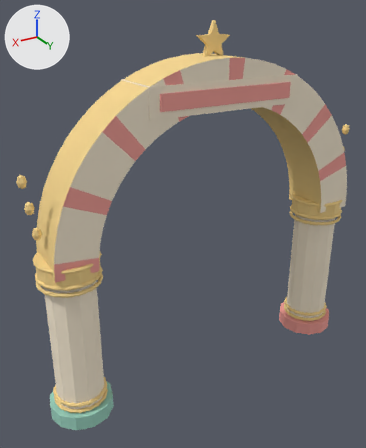
What one commit did to the OBJ model assets/models/parkpark/ParkParkStorybookEntrance.obj.
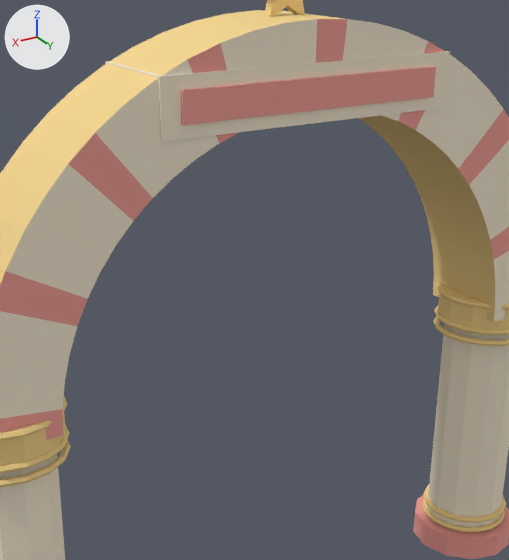
There are two pictures of each version: one whole from a 50 mm camera at (12.6, 18.6, 17.6) aimed at (1.2, -0.5, 8.1), one close up on the part from 18% to 90% of the width and 11% to 75% of the height. Every picture has the same lights, and +X, +Y and +Z are marked at upper left. The older version's two pictures come first. Where no turn or scale is listed for an object, it has been applied to the vertices.

In view in the first close-up: 'ParkParkStorybookEntrance'.
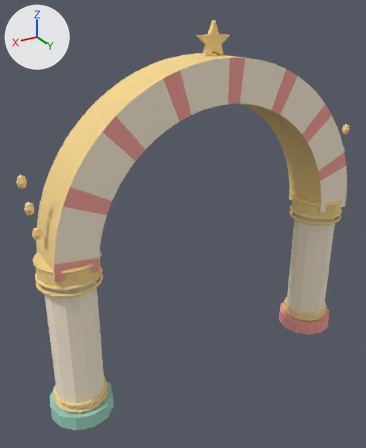
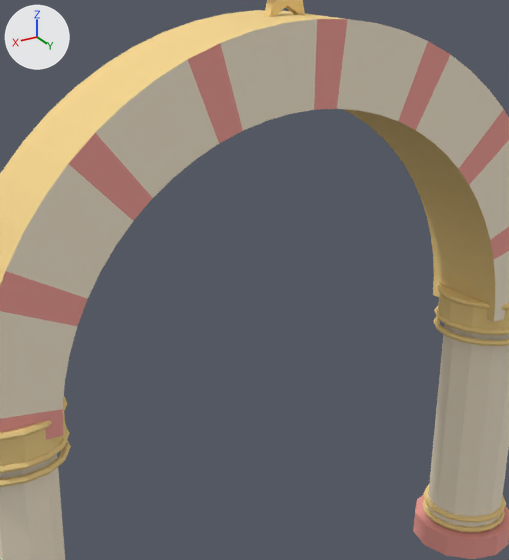
Changed parts and their boxes (x1, y1, x2, y2) in the close-ups (509 x 560 px):
```json
{"part": 1, "of": "me_parkparkstorybookentrance", "change": "deleted", "before": [105, 51, 450, 142]}
{"part": 2, "of": "me_parkparkstorybookentrance", "change": "deleted", "before": [181, 66, 436, 125]}
```

Edits to the scene script, one JSON object a line:
```json
{"block": "me_parkparkstorybookentrance", "where": "# used by ob_parkparkstorybookentrance; location = (0.0, 0.0, 0.0)"}
{"op": "remove", "block": "me_parkparkstorybookentrance", "code": "me_parkparkstorybookentrance.from_pydata(...)  # 1442 vertices, 1538 faces; spans x -8.7..8.7, y -1.5..1.5, z 0.1..17.1"}
{"op": "add", "block": "me_parkparkstorybookentrance", "code": "me_parkparkstorybookentrance.from_pydata(...)  # 1426 vertices, 1526 faces; spans x -8.7..8.7, y -1.5..1.5, z 0.1..17.1"}
{"block": "me_parkparkstorybookentrance", "change": "me_parkparkstorybookentrance part 1: the loose piece of 8 vertices spanning x -3.7..3.7, y -1.2..1.3, z 13.6..14.8 is deleted"}
{"block": "me_parkparkstorybookentrance", "change": "me_parkparkstorybookentrance part 2: the loose piece of 8 vertices spanning x -3.2..3.2, y 1.2..1.3, z 13.9..14.5 is deleted"}
```
